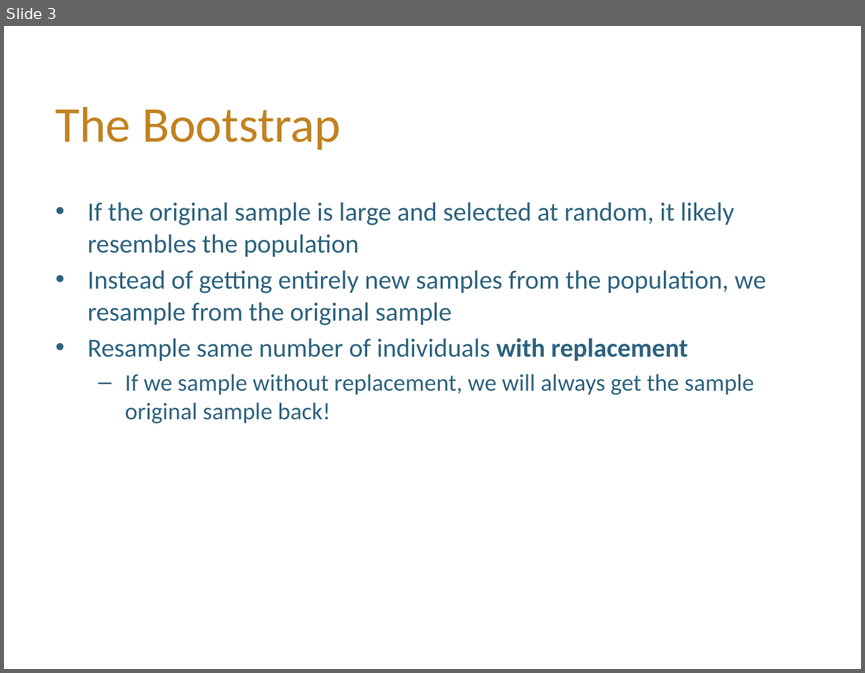
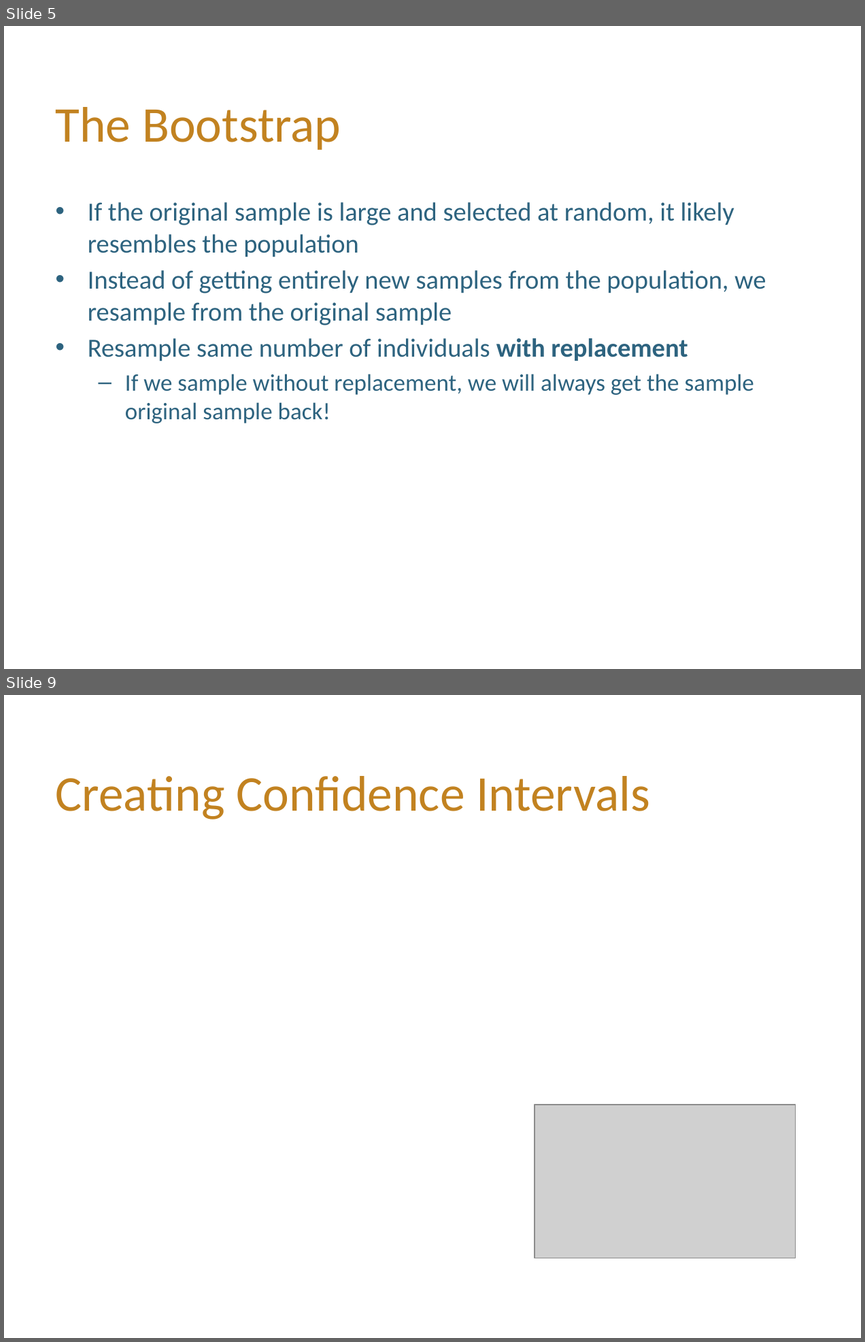
Before and after one commit to hLuo27/teaching, a slide deck: data8/slides/lab8.pptx. Shown one above the other, each under a label of ours: slide 3 before the commit, slides 5 and 9 after it; the slides between them are not shown. The pictures are 865x673 and 865x1342 pixels, drawn with LibreOffice and Linux fonts; fonts in the diff are those of the drawing; grey boxes stand for pictures; background and template pictures are left out. Boxes give left, top, right and bottom in pixels: in the first picture for what was removed or moved away, otherwise in the second. Text is boxed around its words. In the diff, an @@ line names an element or a change of style, - is before the commit and + after.

```diff
--- a/data8/slides/lab8.pptx
+++ b/data8/slides/lab8.pptx
@@ slide 9 added at box(4, 695, 861, 1338), background #FFFFFF @@
@@ title added at box(56, 776, 650, 819), 42 pt, text #C28220 @@
+Creating Confidence Intervals
@@ picture added at box(534, 1104, 795, 1258) @@
@@ what was slide 3 is now slide 5 @@
```
Also in this commit, not shown: 1 slide changed, 7 other slides added, 3 slides removed, 2 other files.
